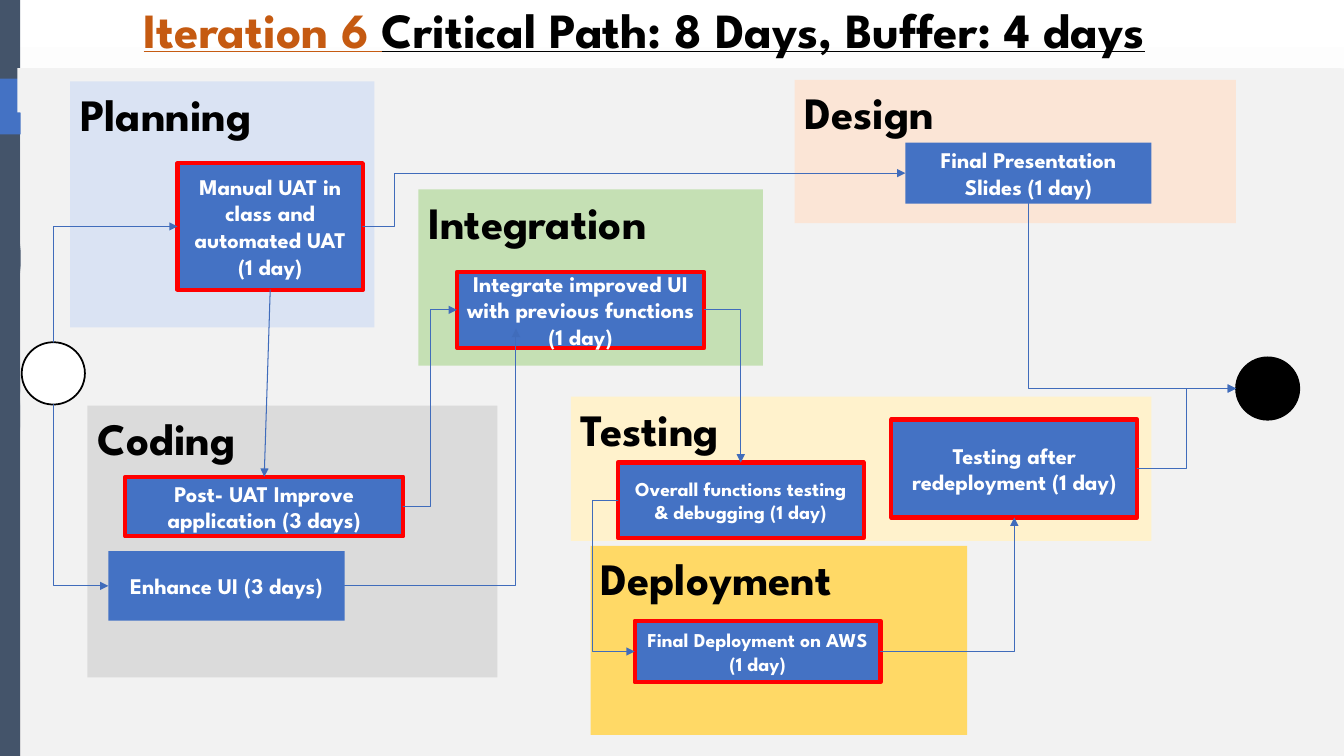
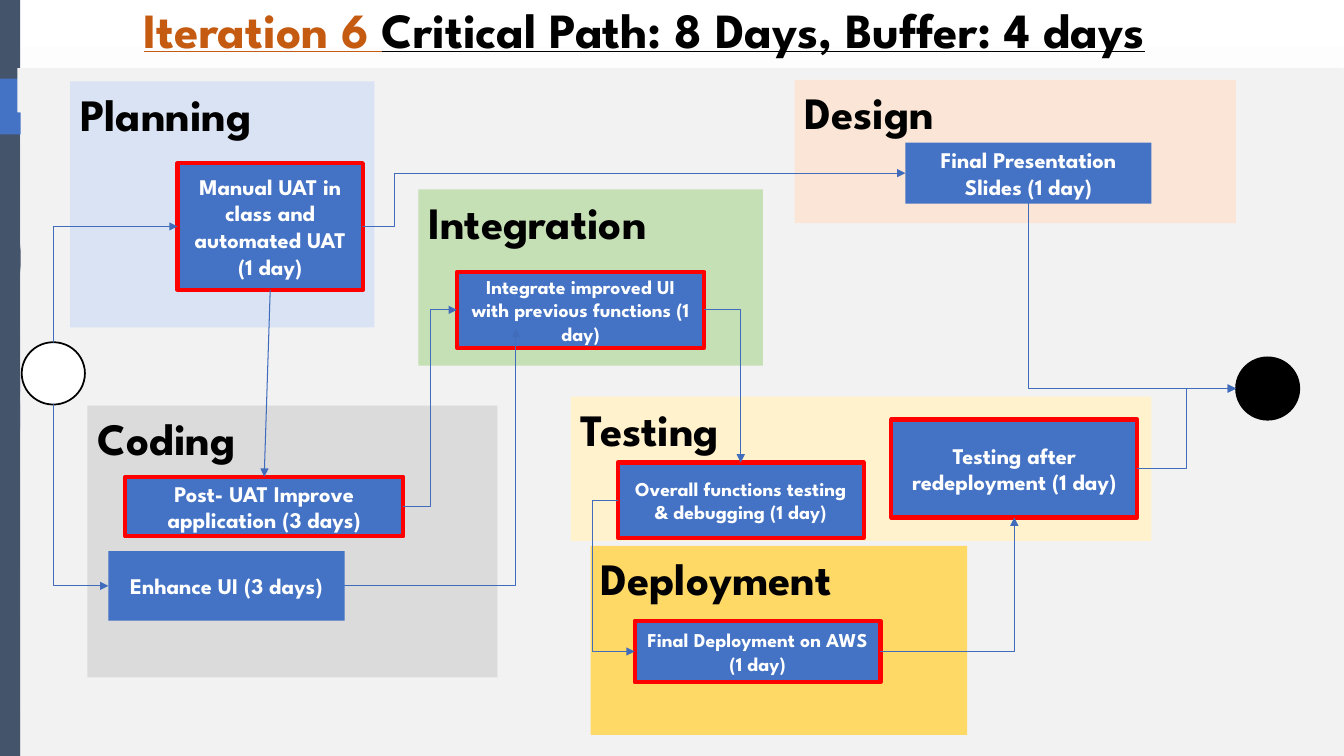
Before and after one commit to shreyasparbat/Location-Analytics-Project, a slide deck: slide 18 of presentations/Project Management Review 4th OctoberFINAL.pptx. Drawn at 1344x756 pixels with LibreOffice and Linux fonts; fonts in the diff are those of the drawing. Boxes give left, top, right and bottom in pixels: in the first picture for what was removed or moved away, otherwise in the second. Text is boxed around its words. In the diff, an @@ line names an element or a change of style, - is before the commit and + after.

```diff
--- a/presentations/Project Management Review 4th OctoberFINAL.pptx
+++ b/presentations/Project Management Review 4th OctoberFINAL.pptx
@@ rectangle "Integrate improved UI with previous ..." at (457, 272, 704, 348): size 16 to 14 pt @@
```
Also in this commit, not shown: 5 other files.
